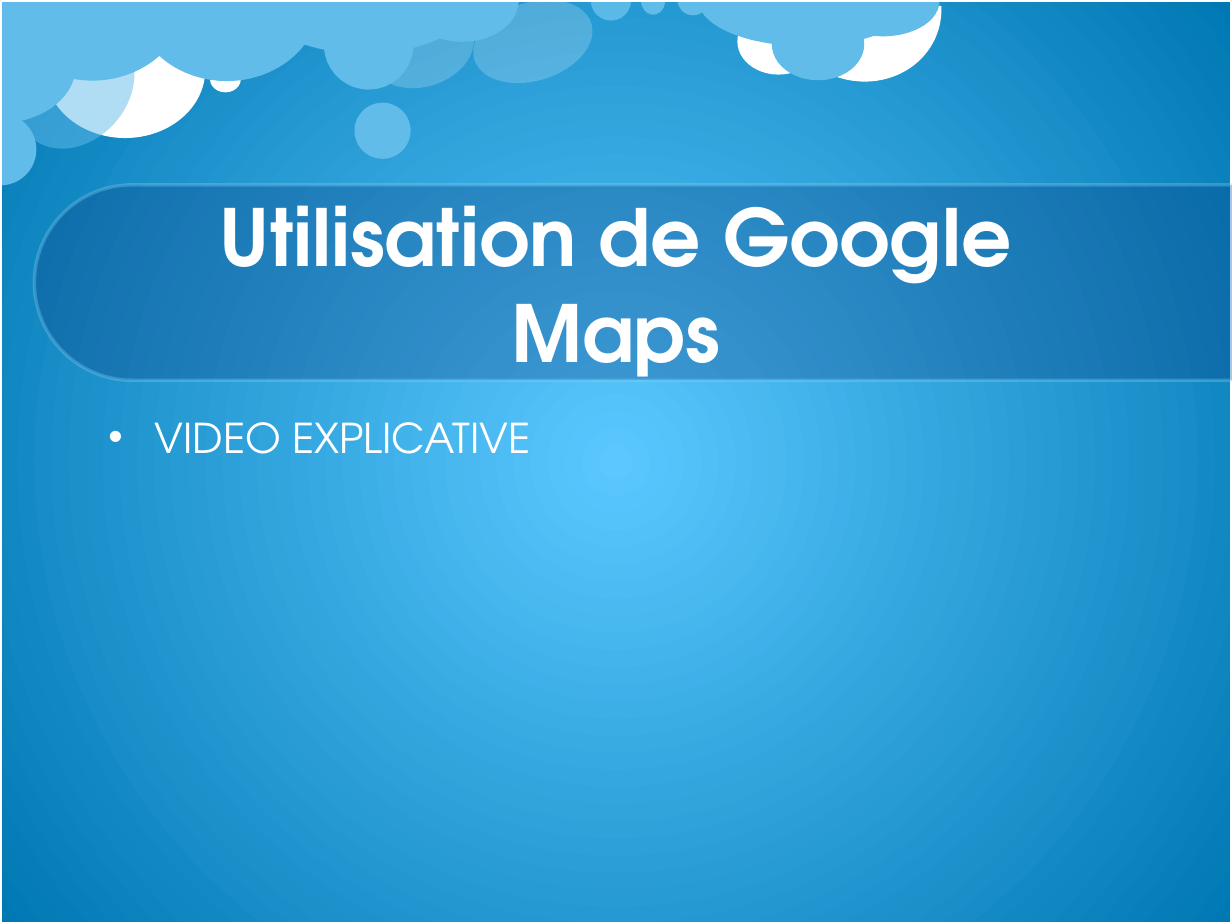
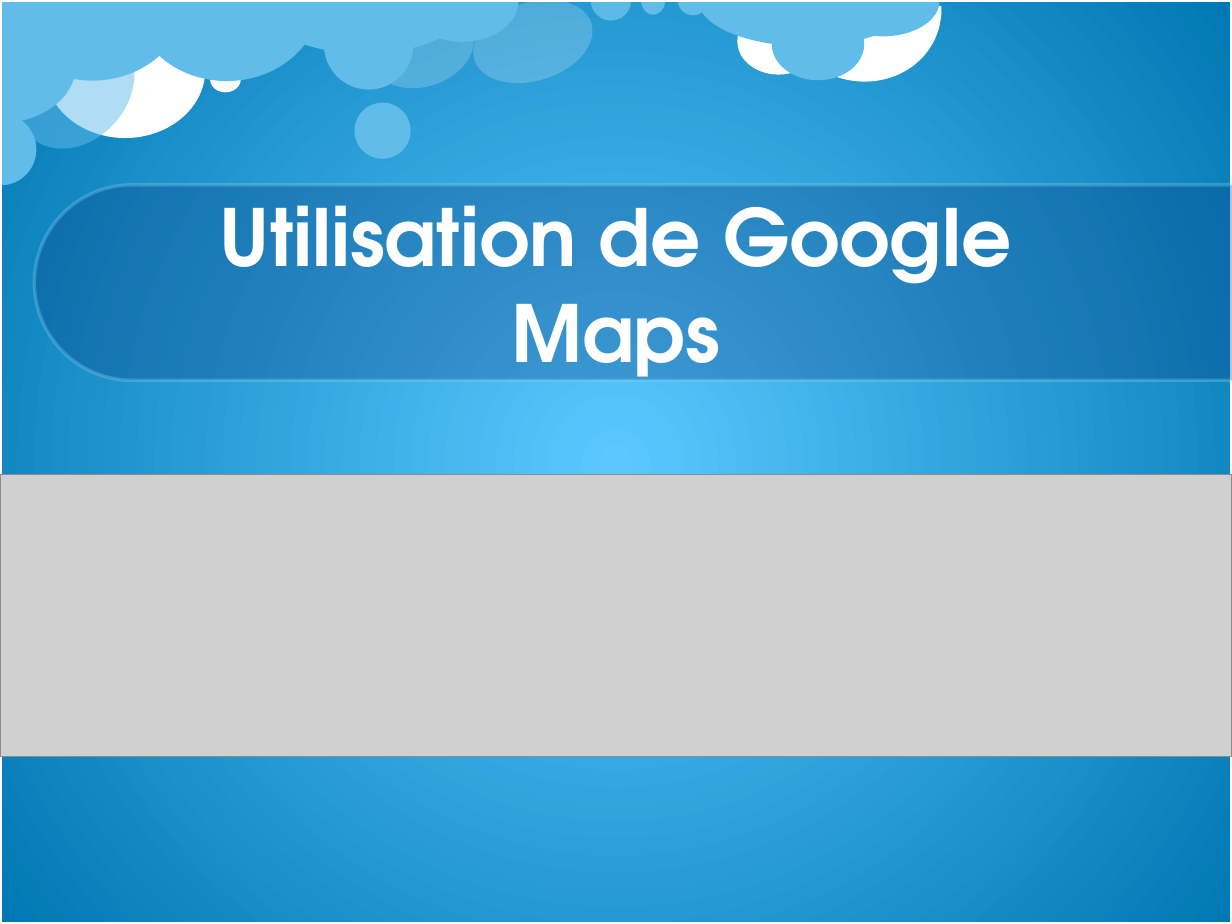
Before and after one commit to hsutiente/covoiturage, a slide deck: slide 6 of LISEZ MOI/rapport powerpoint.pptx. Drawn at 1232x924 pixels with LibreOffice and Linux fonts; fonts in the diff are those of the drawing; grey boxes stand for pictures; background and template pictures are left out. Boxes give left, top, right and bottom in pixels: in the first picture for what was removed or moved away, otherwise in the second. Text is boxed around its words. In the diff, an @@ line names an element or a change of style, - is before the commit and + after.

```diff
--- a/LISEZ MOI/rapport powerpoint.pptx
+++ b/LISEZ MOI/rapport powerpoint.pptx
@@ text removed at <box>155,422,530,454</box> @@
-• VIDEO EXPLICATIVE
@@ picture added at <box>0,474,1232,756</box> @@
```
Also in this commit, not shown: 1 other file.
